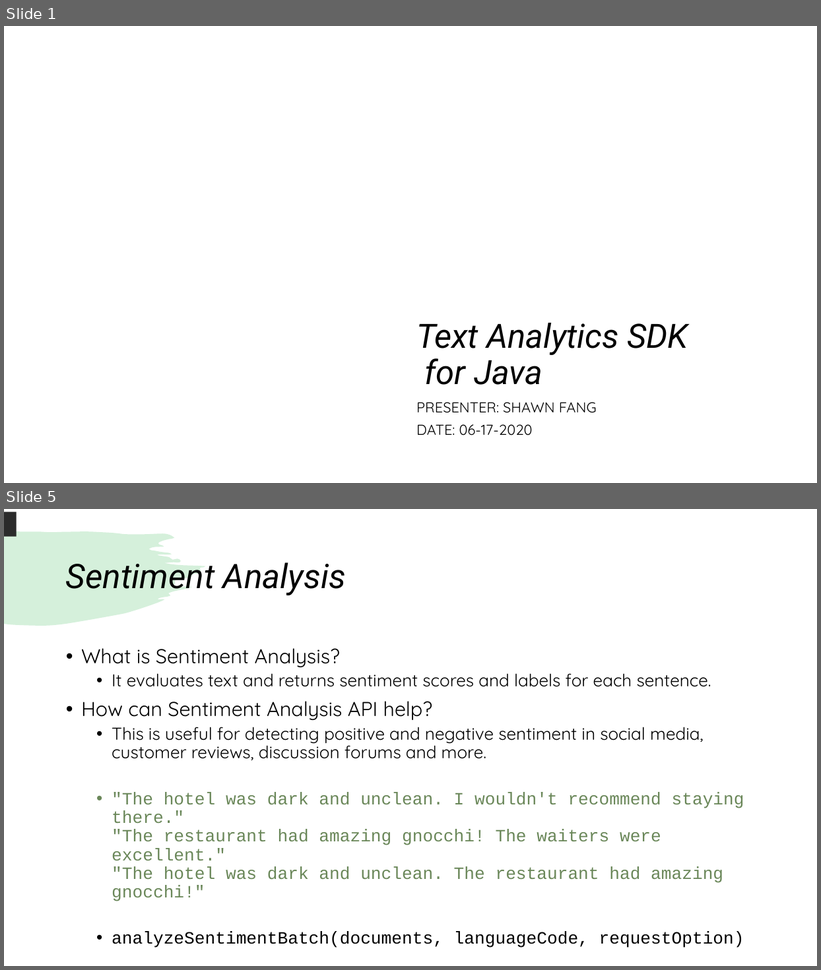
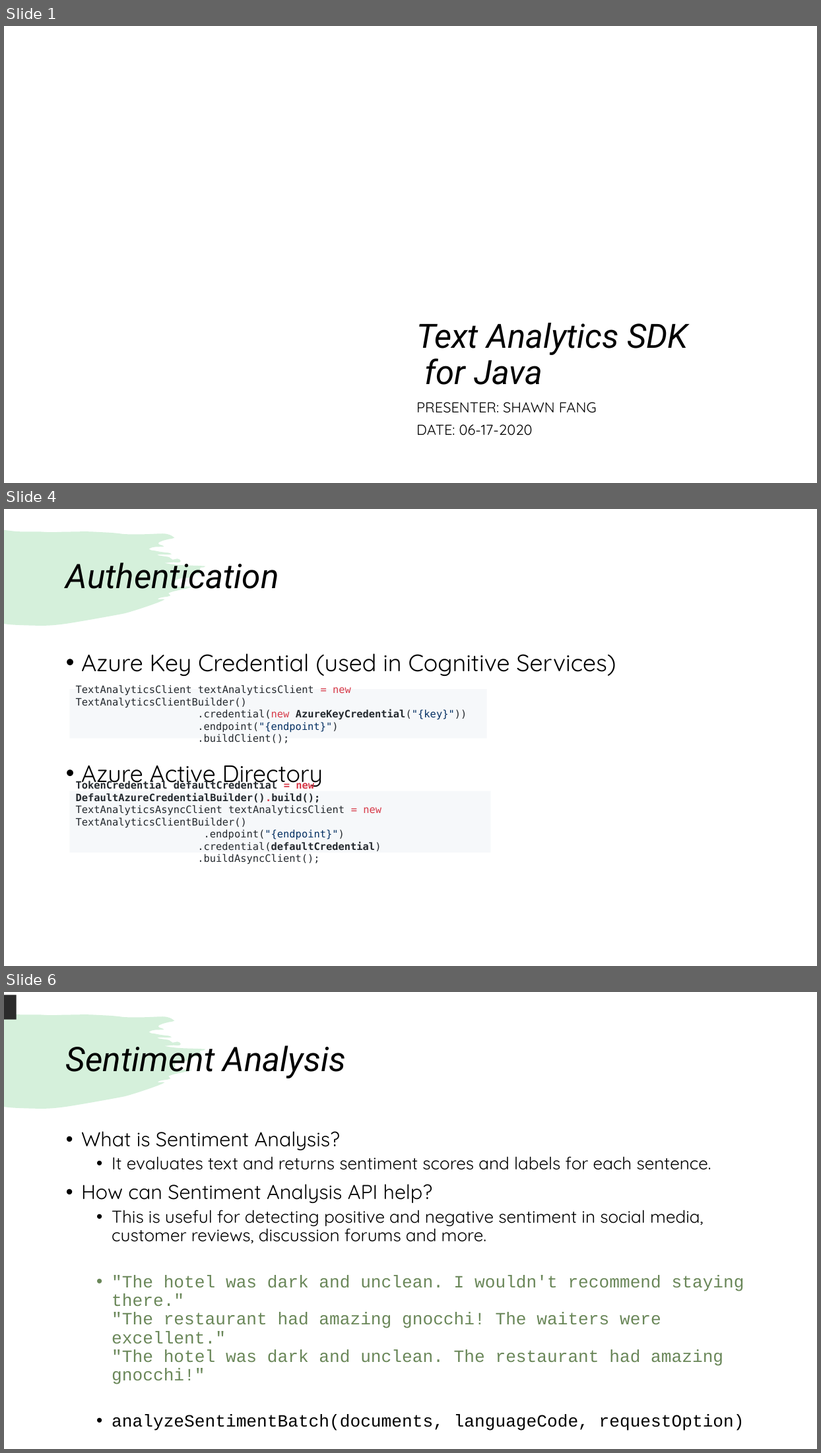
Before and after one commit to mssfang/TextAnalyticsDemo, a slide deck: Text Analytics SDK.pptm. Shown one above the other, each under a label of ours: slides 1 and 5 before the commit, slides 1, 4 and 6 after it; the slides between them are not shown. The pictures are 821x970 and 821x1453 pixels, drawn with LibreOffice and Linux fonts; fonts in the diff are those of the drawing; background and template pictures are left out. Boxes give left, top, right and bottom in pixels: in the first picture for what was removed or moved away, otherwise in the second. Text is boxed around its words. In the diff, an @@ line names an element or a change of style, - is before the commit and + after.

```diff
--- a/Text Analytics SDK.pptm
+++ b/Text Analytics SDK.pptm
@@ slide 4 added at (4, 509, 817, 966), background #FFFFFF; not listed: 1 template element that a slide beside it also shows @@
@@ title added at (66, 557, 279, 597), 40 pt, text #000000, italic @@
+Authentication
@@ text added at (81, 654, 616, 789), 28 pt, text #000000 @@
+• Azure Key Credential (used in Cognitive Services)
+• Azure Active Directory
@@ rectangle added at (70, 690, 487, 739), fill #F6F8FA, 12 pt, text #24292E @@
+TextAnalyticsClient textAnalyticsClient = new TextAnalyticsClientBuilder()
+.credential(new AzureKeyCredential("{key}"))
+.endpoint("{endpoint}")
+.buildClient();
@@ rectangle added at (70, 791, 491, 853), fill #F6F8FA, 12 pt, text #24292E @@
+TokenCredential defaultCredential = new DefaultAzureCredentialBuilder().build();
+TextAnalyticsAsyncClient textAnalyticsClient = new TextAnalyticsClientBuilder()
+.endpoint("{endpoint}")
+.credential(defaultCredential)
+.buildAsyncClient();
@@ what was slide 5 is now slide 6 @@
```
Also in this commit, not shown: 7 slides changed, 1 other file.
